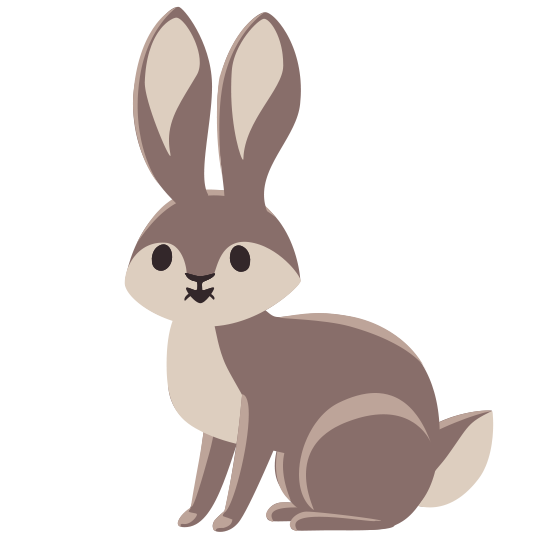
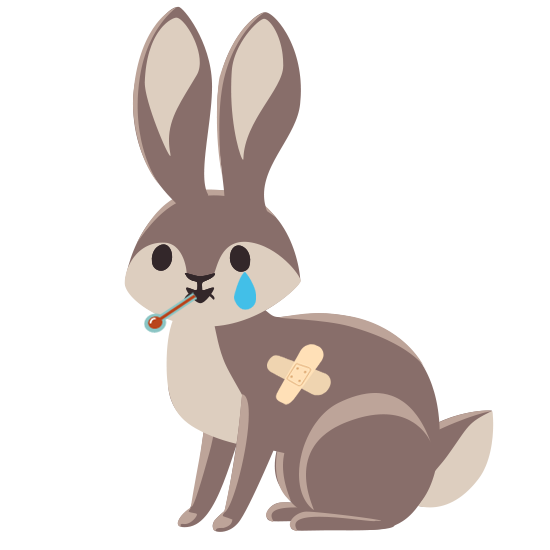
Layers edited between the first and the second 550 x 550 image:
added layer "Tear" above "Temp" over (234, 272, 256, 310)
added layer "Temp" above "Plaster" over (144, 292, 197, 333)
added layer "Plaster" above "RightBackFoot" over (267, 344, 331, 405)
